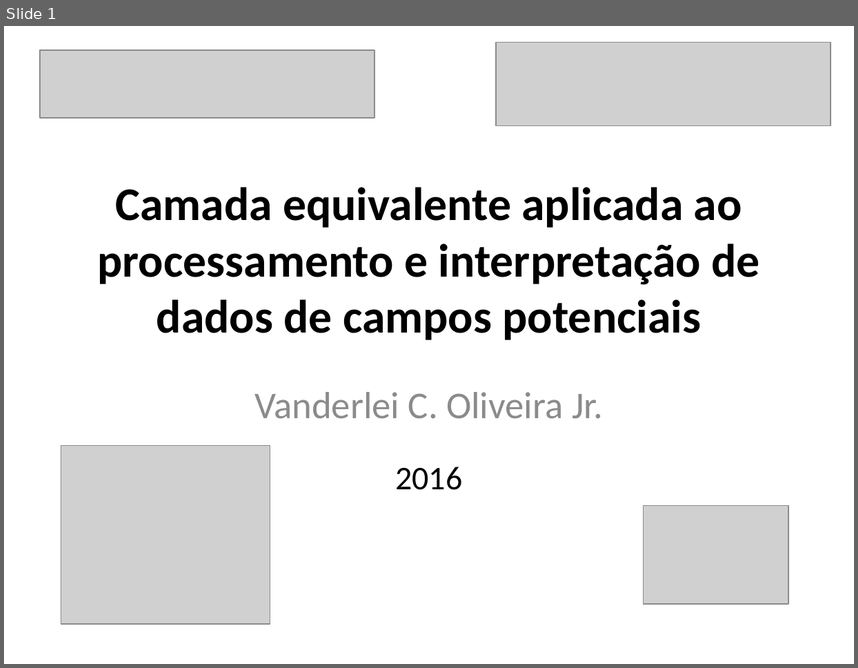
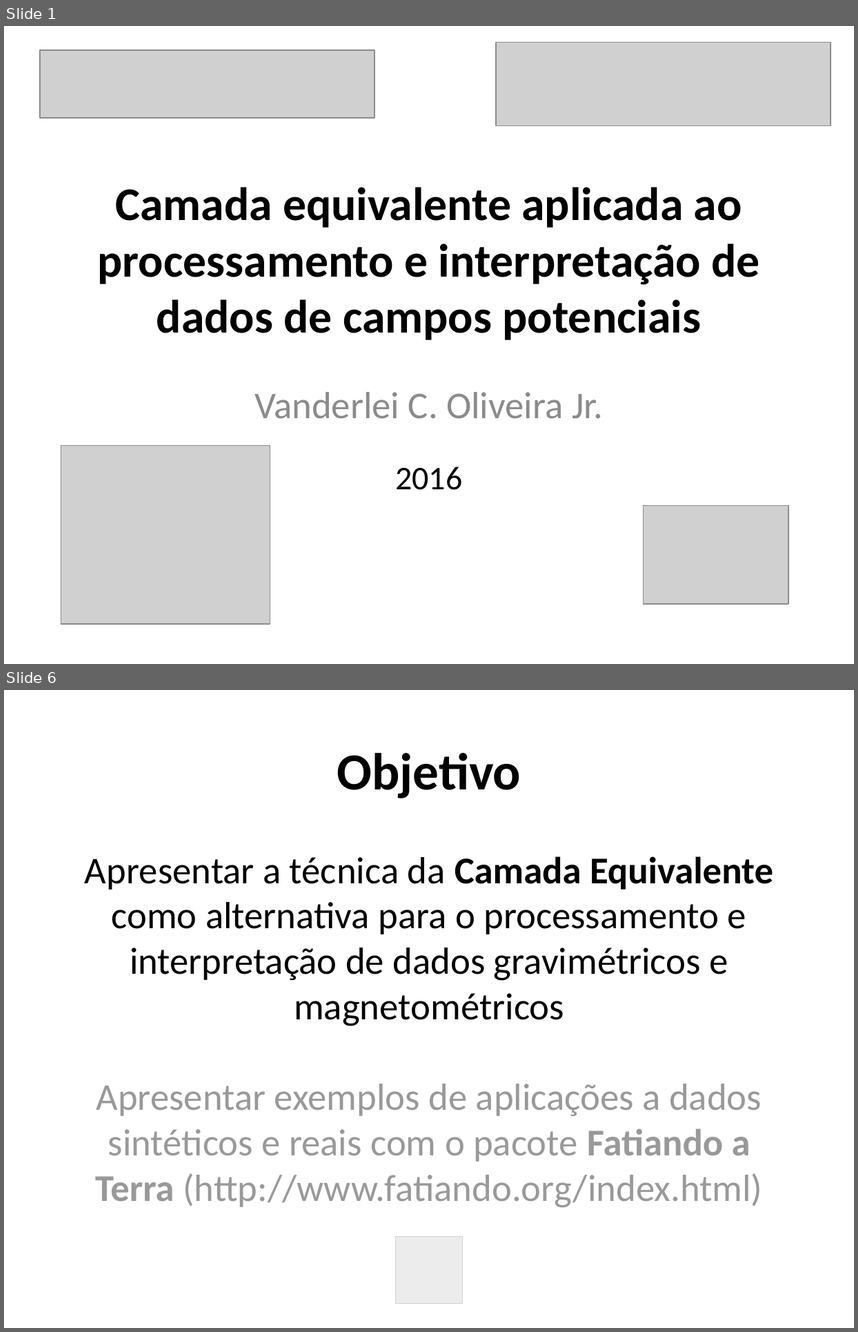
Before and after one commit to pinga-lab/CE-VII-SimBGf-2016, a slide deck: slides/1_apresentacao.pptx. Shown one above the other, each under a label of ours: slide 1 before the commit, slides 1 and 6 after it; the slides between them are not shown. The pictures are 858x668 and 858x1332 pixels, drawn with LibreOffice and Linux fonts; fonts in the diff are those of the drawing; grey boxes stand for pictures. Boxes give left, top, right and bottom in pixels: in the first picture for what was removed or moved away, otherwise in the second. Text is boxed around its words. In the diff, an @@ line names an element or a change of style, - is before the commit and + after.

Commit message:
apresentacao do curso e da camada equivalente

```diff
--- a/slides/1_apresentacao.pptx
+++ b/slides/1_apresentacao.pptx
@@ slide 6 added at bbox=[4, 690, 854, 1328], background #FFFFFF @@
@@ title added at bbox=[337, 753, 521, 798], 44 pt, text #000000, bold @@
+Objetivo
@@ text added at bbox=[85, 856, 773, 1207], 32 pt, text #000000 @@
+Apresentar a técnica da Camada Equivalente como alternativa para o processamento e interpretação de dados gravimétricos e magnetométricos
+Apresentar exemplos de aplicações a dados sintéticos e reais com o pacote Fatiando a Terra (http://www.fatiando.org/index.html)
@@ rectangle added at bbox=[15, 1061, 825, 1317], fill #FFFFFF at 60% opacity @@
@@ picture added at bbox=[396, 1236, 463, 1304] @@
```
Also in this commit, not shown: 5 slides changed, 9 other slides added, 10 slides removed, 2 other files.
